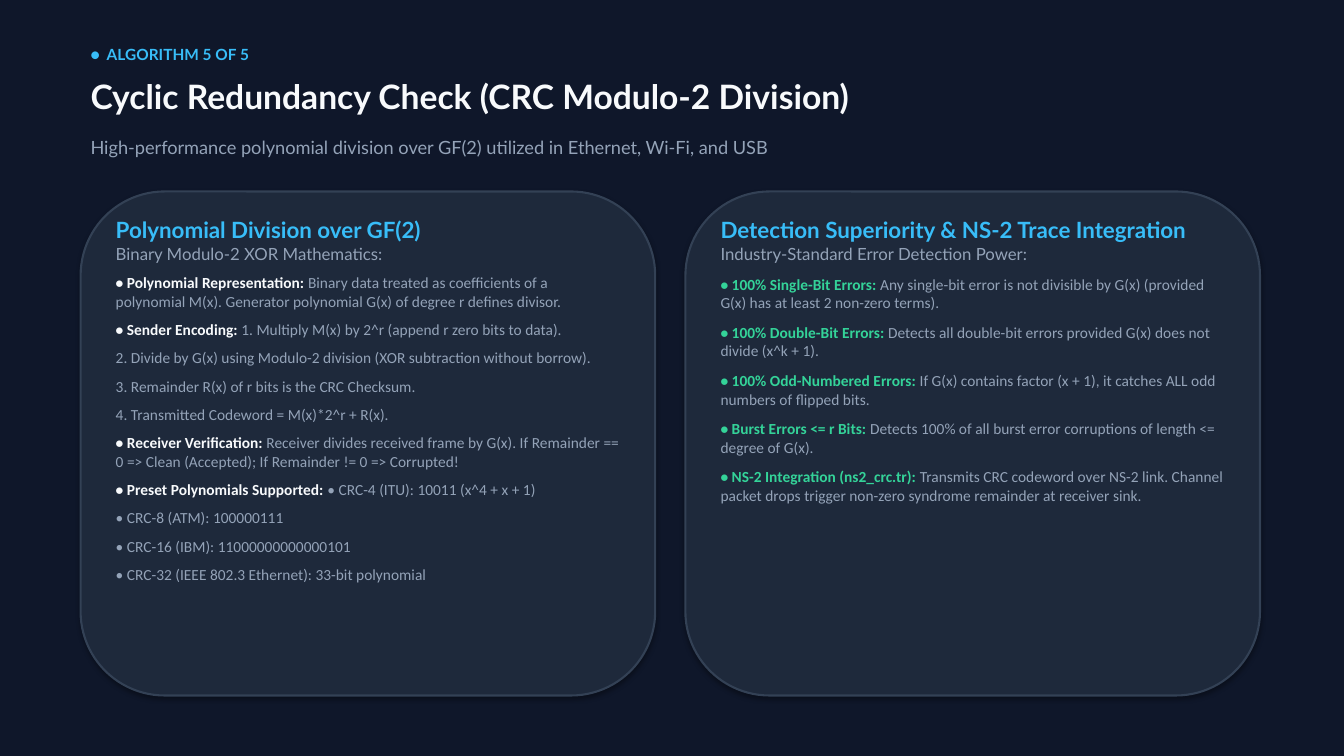
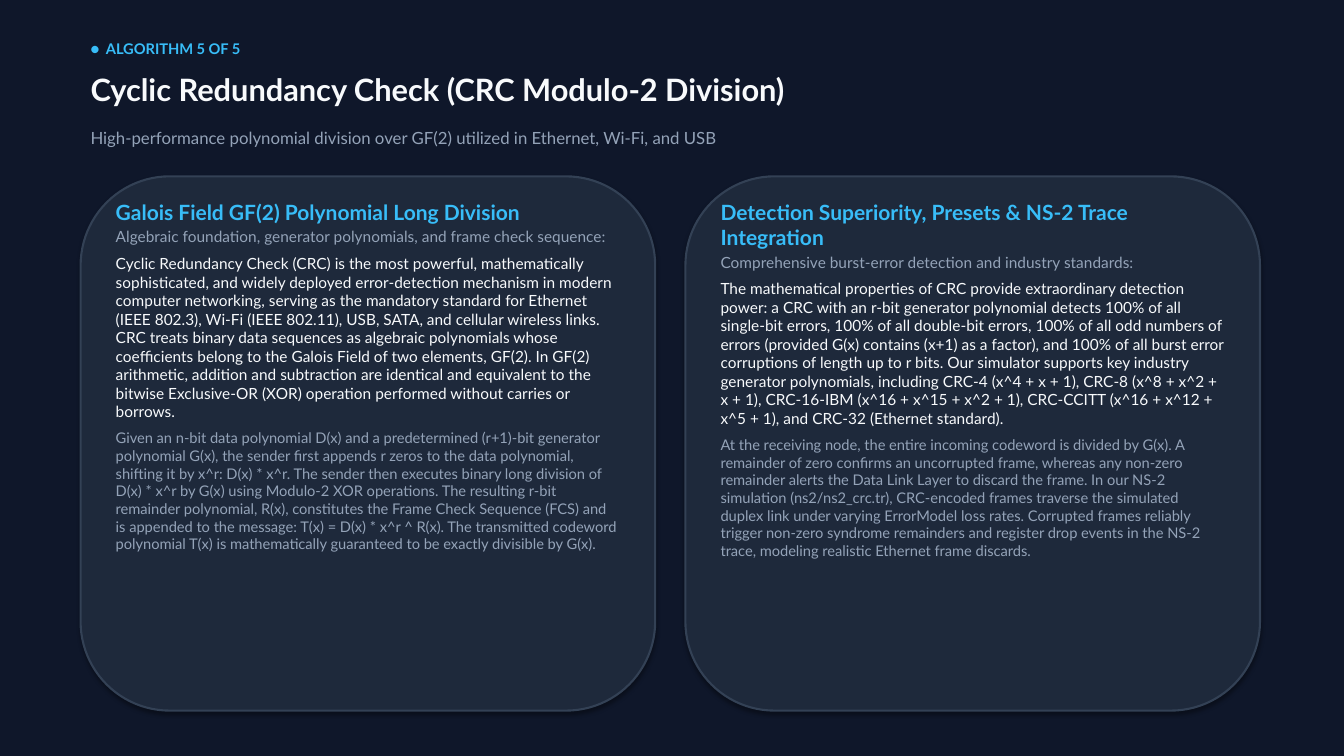
Before and after one commit to Amanyadav201205/errordetection, a slide deck: slide 8 of Error_Detection_and_Correction_Presentation.pptx. Drawn at 1344x756 pixels with LibreOffice and Linux fonts; fonts in the diff are those of the drawing. Boxes give left, top, right and bottom in pixels: in the first picture for what was removed or moved away, otherwise in the second. Text is boxed around its words. In the diff, an @@ line names an element or a change of style, - is before the commit and + after.

Commit message:
Update presentation with comprehensive, in-depth paragraph explanations across all 12 slides and NS-2 integration

```diff
--- a/Error_Detection_and_Correction_Presentation.pptx
+++ b/Error_Detection_and_Correction_Presentation.pptx
@@ text "● ALGORITHM 5 OF 5" at (106,43,241,54): size 11 to 10.5 pt @@
@@ text "Cyclic Redundancy Check (CRC Modulo-2 ..." at (91,77,784,106): size 24 to 22 pt @@
@@ text "High-performance polynomial division over GF(2) ...": place and size @@
-text "High-performance polynomial division over GF(2) ..." at (91,140,768,158)
+text "High-performance polynomial division over GF(2) ..." at (91,131,716,147)
@@ text "High-performance polynomial division over GF(2) ..." at (91,131,716,147): size 13 to 12 pt @@
@@ rounded rectangle: place and size @@
-rounded rectangle at (81,192,655,696)
+rounded rectangle at (81,176,655,711)
@@ rounded rectangle: place and size @@
-rounded rectangle at (686,192,1260,696)
+rounded rectangle at (686,176,1260,711)
@@ text at (116,204,617,552): text changed; font Calibri to Lato @@
-Polynomial Division over GF(2)
-Binary Modulo-2 XOR Mathematics:
-• Polynomial Representation: Binary data treated as coefficients of a polynomial M(x). Generator polynomial G(x) of degree r defines divisor.
-• Sender Encoding: 1. Multiply M(x) by 2^r (append r zero bits to data).
-2. Divide by G(x) using Modulo-2 division (XOR subtraction without borrow).
-3. Remainder R(x) of r bits is the CRC Checksum.
-4. Transmitted Codeword = M(x)*2^r + R(x).
-• Receiver Verification: Receiver divides received frame by G(x). If Remainder == 0 => Clean (Accepted); If Remainder != 0 => Corrupted!
-• Preset Polynomials Supported: • CRC-4 (ITU): 10011 (x^4 + x + 1)
-• CRC-8 (ATM): 100000111
-• CRC-16 (IBM): 11000000000000101
-• CRC-32 (IEEE 802.3 Ethernet): 33-bit polynomial
+Galois Field GF(2) Polynomial Long Division
+Algebraic foundation, generator polynomials, and frame check sequence:
+Cyclic Redundancy Check (CRC) is the most powerful, mathematically sophisticated, and widely deployed error-detection mechanism in modern computer networking, serving as the mandatory standard for Ethernet (IEEE 802.3), Wi-Fi (IEEE 802.11), USB, SATA, and cellular wireless links. CRC treats binary data sequences as algebraic polynomials whose coefficients belong to the Galois Field of two elements, GF(2). In GF(2) arithmetic, addition and subtraction are identical and equivalent to the bitwise Exclusive-OR (XOR) operation performed without carries or borrows.
+Given an n-bit data polynomial D(x) and a predetermined (r+1)-bit generator polynomial G(x), the sender first appends r zeros to the data polynomial, shifting it by x^r: D(x) * x^r. The sender then executes binary long division of D(x) * x^r by G(x) using Modulo-2 XOR operations. The resulting r-bit remainder polynomial, R(x), constitutes the Frame Check Sequence (FCS) and is appended to the message: T(x) = D(x) * x^r ^ R(x). The transmitted codeword polynomial T(x) is mathematically guaranteed to be exactly divisible by G(x).
@@ text at (721,204,1224,426): text changed; font Calibri to Lato @@
-Detection Superiority & NS-2 Trace Integration
-Industry-Standard Error Detection Power:
-• 100% Single-Bit Errors: Any single-bit error is not divisible by G(x) (provided G(x) has at least 2 non-zero terms).
-• 100% Double-Bit Errors: Detects all double-bit errors provided G(x) does not divide (x^k + 1).
-• 100% Odd-Numbered Errors: If G(x) contains factor (x + 1), it catches ALL odd numbers of flipped bits.
-• Burst Errors <= r Bits: Detects 100% of all burst error corruptions of length <= degree of G(x).
-• NS-2 Integration (ns2_crc.tr): Transmits CRC codeword over NS-2 link. Channel packet drops trigger non-zero syndrome remainder at receiver sink.
+Detection Superiority, Presets & NS-2 Trace Integration
+Comprehensive burst-error detection and industry standards:
+The mathematical properties of CRC provide extraordinary detection power: a CRC with an r-bit generator polynomial detects 100% of all single-bit errors, 100% of all double-bit errors, 100% of all odd numbers of errors (provided G(x) contains (x+1) as a factor), and 100% of all burst error corruptions of length up to r bits. Our simulator supports key industry generator polynomials, including CRC-4 (x^4 + x + 1), CRC-8 (x^8 + x^2 + x + 1), CRC-16-IBM (x^16 + x^15 + x^2 + 1), CRC-CCITT (x^16 + x^12 + x^5 + 1), and CRC-32 (Ethernet standard).
+At the receiving node, the entire incoming codeword is divided by G(x). A remainder of zero confirms an uncorrupted frame, whereas any non-zero remainder alerts the Data Link Layer to discard the frame. In our NS-2 simulation (ns2/ns2_crc.tr), CRC-encoded frames traverse the simulated duplex link under varying ErrorModel loss rates. Corrupted frames reliably trigger non-zero syndrome remainders and register drop events in the NS-2 trace, modeling realistic Ethernet frame discards.
```
Also in this commit, not shown: 10 other slides changed, 1 slide added, 1 slide removed, 4 other files.
